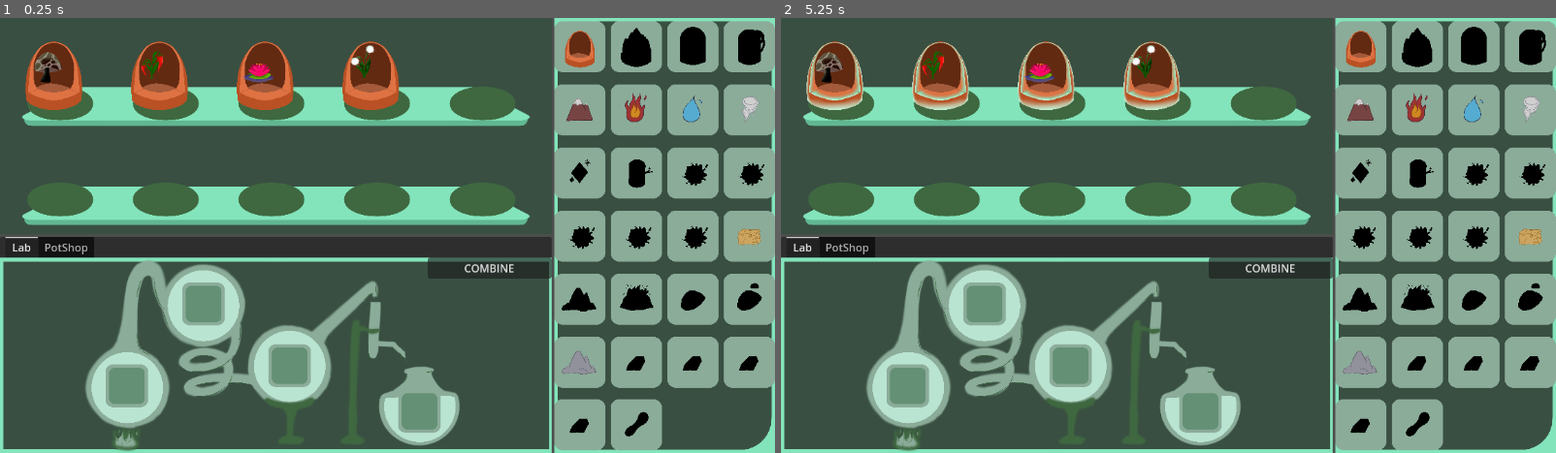
Above: before the commit, frames 1-2 (left to right).
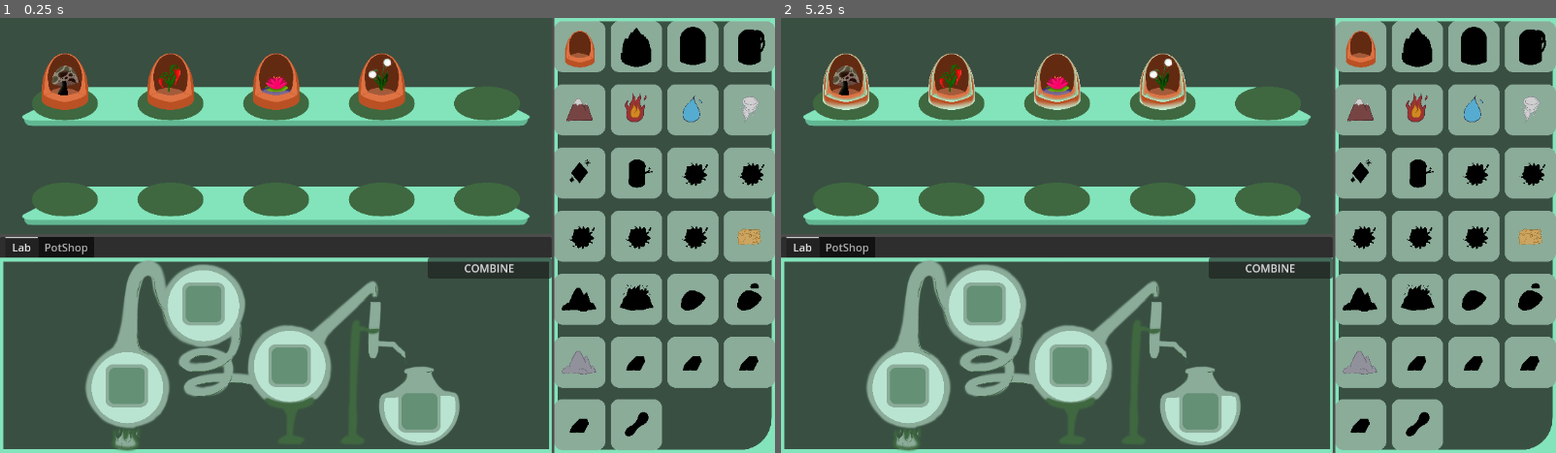
Above: after the commit, the same moments.

Repository: Girlies-stdio/elementalchemy
Game: Godot game, scene res://Scenes/main.tscn
Two runs of this game, one before a commit and one after it. Both use one fixed random seed, a clock stepped at 60 frames per second and the inputs below.
Inputs (mouse positions are in pixels of both pictures, inside the frame that each line leads up to):
- Up to frame 1 (0.25 s): no input
- Up to frame 2 (5.25 s): click (843, 78) at 0.5 s; click (951, 78) at 1.25 s; click (1060, 78) at 2 s; click (1160, 78) at 2.75 s; click (1269, 78) at 3.5 s; click (843, 174) at 4.25 s; click (951, 174) at 5 s

The runs differ from the first frame. In frame 1, 4.1% of the frame differs, in the area x 3-68%, y 5-46%; in frame 2, 4.3%.

Commit message:
garden ui

Diff:
--- a/Scenes/Jar_slot.tscn
+++ b/Scenes/jar_slot.tscn
@@ -7,17 +7,23 @@
 custom_minimum_size = Vector2(40, 40)
 texture_normal = ExtResource("1_167x6")
 ignore_texture_size = true
-stretch_mode = 4
+stretch_mode = 5
 script = ExtResource("1_4u2ei")
 
-[node name="CenterContainer" type="CenterContainer" parent="."]
-layout_mode = 0
-offset_right = 40.0
-offset_bottom = 40.0
+[node name="MarginContainer" type="MarginContainer" parent="."]
+layout_mode = 1
+anchors_preset = 15
+anchor_right = 1.0
+anchor_bottom = 1.0
+grow_horizontal = 2
+grow_vertical = 2
 
-[node name="PotSprite" type="Sprite2D" parent="CenterContainer"]
-centered = false
+[node name="PotSprite" type="TextureRect" parent="MarginContainer"]
+layout_mode = 2
+expand_mode = 1
+stretch_mode = 5
 
-[node name="PlantSprite" type="Sprite2D" parent="CenterContainer"]
-centered = false
-offset = Vector2(10, 0)
+[node name="PlantSprite" type="TextureRect" parent="MarginContainer"]
+layout_mode = 2
+expand_mode = 1
+stretch_mode = 5
--- a/Scenes/main.tscn
+++ b/Scenes/main.tscn
@@ -3,7 +3,7 @@
 [ext_resource type="Texture2D" uid="uid://dinniq4jdk8le" path="res://Assets/garden_double_shelf.png" id="1_8gbba"]
 [ext_resource type="Script" uid="uid://88ysp7capcmn" path="res://Scripts/lab.gd" id="2_bo1nx"]
 [ext_resource type="Script" uid="uid://d0o2fixek8d03" path="res://Scripts/garden.gd" id="2_ynf5e"]
-[ext_resource type="PackedScene" uid="uid://d1xfvc065efuq" path="res://Scenes/Jar_slot.tscn" id="3_hptm8"]
+[ext_resource type="PackedScene" uid="uid://d1xfvc065efuq" path="res://Scenes/jar_slot.tscn" id="3_hptm8"]
 [ext_resource type="Texture2D" uid="uid://bny66qf2eo775" path="res://Assets/background_framed.png" id="3_kry3j"]
 [ext_resource type="Texture2D" uid="uid://dtwtqtmd6y2ak" path="res://Assets/Pots/tier1.png" id="4_hptm8"]
 [ext_resource type="Texture2D" uid="uid://drnxwjo7hd82j" path="res://Assets/brewing.png" id="5_6bp64"]
@@ -297,7 +297,6 @@
 
 [node name="InventoryGUI" parent="HBoxContainer" instance=ExtResource("7_6bp64")]
 layout_mode = 2
-size_flags_horizontal = 3
 size_flags_stretch_ratio = 0.4
 
 [connection signal="pressed" from="HBoxContainer/VBoxContainer/Workbench/WorkbenchTabs/PotShop/HBoxContainer/Type1/Button" to="HBoxContainer/VBoxContainer/Workbench/WorkbenchTabs/PotShop" method="_on_button1_pressed"]
--- a/Scripts/garden.gd
+++ b/Scripts/garden.gd
@@ -43,7 +43,7 @@
 			jar_slot.jar = null
 		elif jar_slot.jar && jar_slot.plant:
 			#if grown, harvest
-			if jar_slot.get_node("CenterContainer/PotSprite").texture == jar_slot.jar.texture_ready:
+			if jar_slot.potSprite.texture == jar_slot.jar.texture_ready:
 				GlobalScript.insertInHand(jar_slot.plant)
 				GlobalScript.itemInHand.global_position = get_global_mouse_position()
 				await fakeRightClick()
@@ -77,22 +77,7 @@
 func updateGUI():
 	#TODO: center textures correctly
 	for slot in jar_slots:
-		var potSprite = slot.get_node("CenterContainer/PotSprite")
-		var plantSprite = slot.get_node("CenterContainer/PlantSprite")
-		if slot.jar:
-			potSprite = slot.get_node("CenterContainer/PotSprite")
-			potSprite.texture = slot.jar.texture if !slot.harvestable else slot.jar.texture_ready
-			var current_size = potSprite.texture.get_size()
-			potSprite.scale = Vector2(120,120) / current_size
-		else:
-			potSprite.texture = null
-		if slot.plant:
-			plantSprite = slot.get_node("CenterContainer/PlantSprite")
-			plantSprite.texture = slot.plant.garden_texture
-			var current_size = plantSprite.texture.get_size()
-			plantSprite.scale = Vector2(100,100) / current_size
-		else:
-			plantSprite.texture = null
+		slot.update_gui()
 
 func handleRightClick(slot: JarSlot) -> void:
 	var inventory: Inventory = Global.get_node("Inventory")
--- a/Scripts/jar_slot.gd
+++ b/Scripts/jar_slot.gd
@@ -6,9 +6,33 @@
 var harvestable: bool = false
 signal right_clicked
 
+@onready var margin = $MarginContainer
+@onready var potSprite = $MarginContainer/PotSprite
+@onready var plantSprite = $MarginContainer/PlantSprite
+
 func _ready() -> void:
 	custom_minimum_size.y = custom_minimum_size.x * 2
+
+	var margin_value = 20
+	margin.add_theme_constant_override("margin_top", margin_value)
+	margin.add_theme_constant_override("margin_left", margin_value)
+	margin.add_theme_constant_override("margin_bottom", margin_value)
+	margin.add_theme_constant_override("margin_right", margin_value)
 
 func _gui_input(event):
 	if !GlobalScript.itemInHand && Input.is_action_pressed("Right_click"):
 		right_clicked.emit()
+
+func update_gui() :
+	if jar:
+		potSprite.texture = jar.texture if !harvestable else jar.texture_ready
+		var current_size = potSprite.texture.get_size()
+		# potSprite.scale = Vector2(120,120) / current_size
+	else:
+		potSprite.texture = null
+	if plant:
+		plantSprite.texture = plant.garden_texture
+		var current_size = plantSprite.texture.get_size()
+		# plantSprite.scale = Vector2(100,100) / current_size
+	else:
+		plantSprite.texture = null
Not shown: 1 places in Scenes/garden_gui.tscn that only renumber resources
